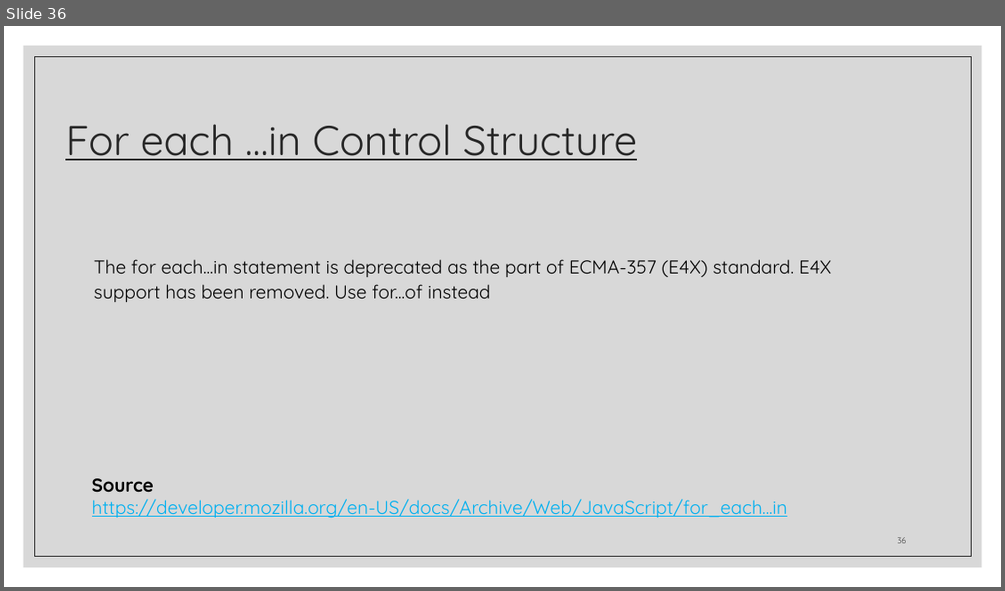
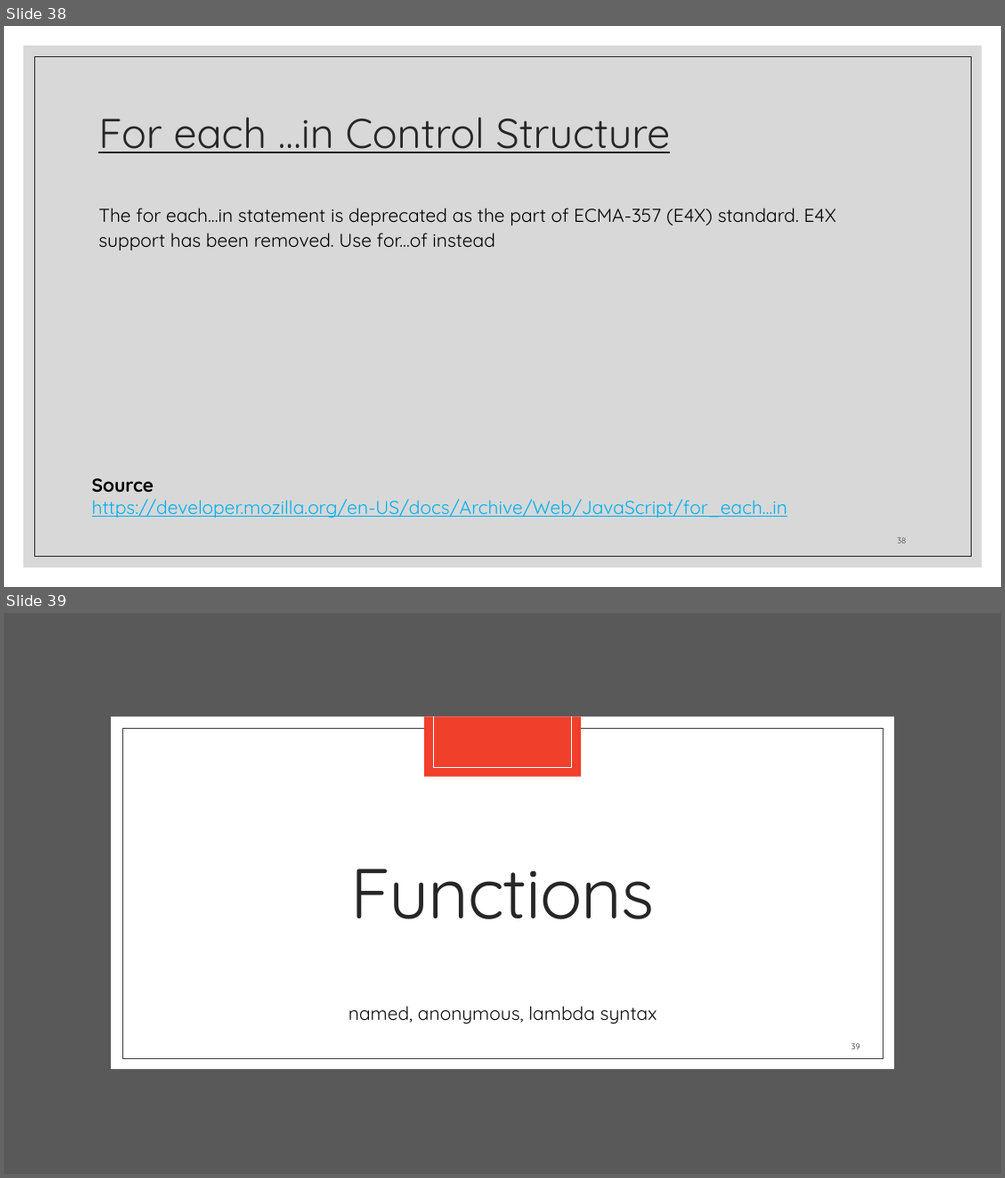
Before and after one commit to zackstotts/base-node-curriculum, a slide deck: unit_00/html_review/04 JavaScript.pptx. Shown one above the other, each under a label of ours: slide 36 before the commit, slides 38 and 39 after it. The pictures are 1005x591 and 1005x1178 pixels, drawn with LibreOffice and Linux fonts; fonts in the diff are those of the drawing. Boxes give left, top, right and bottom in pixels: in the first picture for what was removed or moved away, otherwise in the second. Text is boxed around its words. In the diff, an @@ line names an element or a change of style, - is before the commit and + after.

```diff
--- a/unit_00/html_review/04 JavaScript.pptx
+++ b/unit_00/html_review/04 JavaScript.pptx
@@ slide 39 added at [4,613,1001,1174], background #FFFFFF @@
@@ rectangle added at [4,613,1001,1174], fill #595959 @@
@@ rectangle added at [111,717,894,1070], fill #FFFFFF @@
@@ rectangle added at [424,717,582,777], fill #F03F2B @@
@@ line added from (433, 717) to (433, 767), #FFFFFF 0.5 pt @@
@@ line added from (572, 717) to (572, 767), #FFFFFF 0.5 pt @@
@@ rectangle added at [122,728,882,1058], outline #404040 0.5 pt @@
@@ line added from (433, 767) to (572, 767), #FFFFFF 0.5 pt @@
@@ title added at [351,868,655,919], 68 pt, text #262626 @@
+Functions
@@ text added at [348,1005,657,1024], 18 pt, text #0D0D0D @@
+named, anonymous, lambda syntax
@@ page number added at [851,1043,860,1049], 8 pt, text #262626 @@
+39
@@ what was slide 36 is now slide 38 @@
@@ slide 38 changed as well @@
@@ title "For each …in Control Structure": place and size @@
-title "For each …in Control Structure" at [65,124,638,160]
+title "For each …in Control Structure" at [98,117,671,153]
@@ text "The for each...in statement is ...": place and size @@
-text "The for each...in statement is ..." at [94,259,831,302]
+text "The for each...in statement is ..." at [98,208,836,250]
```
Also in this commit, not shown: 36 other slides changed, 10 other slides added, 9 slides removed.
